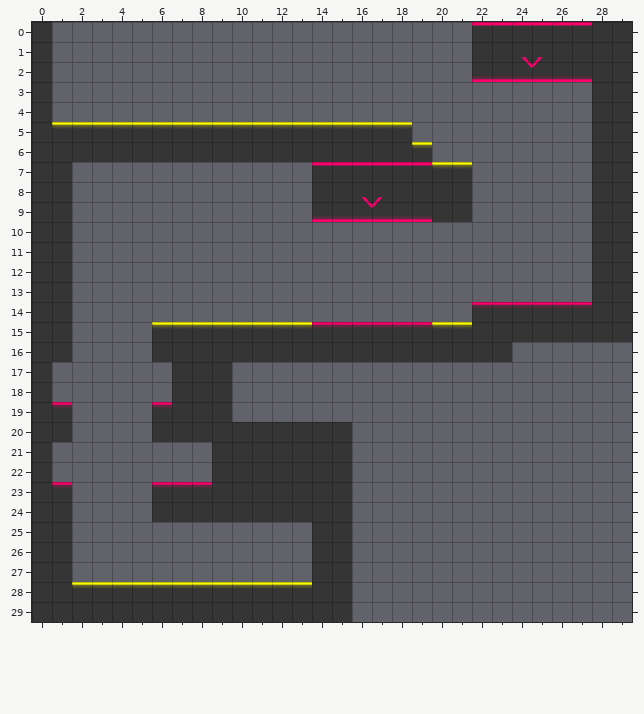
Tiled map -- assets/data/lvl2.tmx. The picture above was drawn from the file before the commit.
Cells are 32x32 px. Shown: x 0..29, y 0..29.
After:
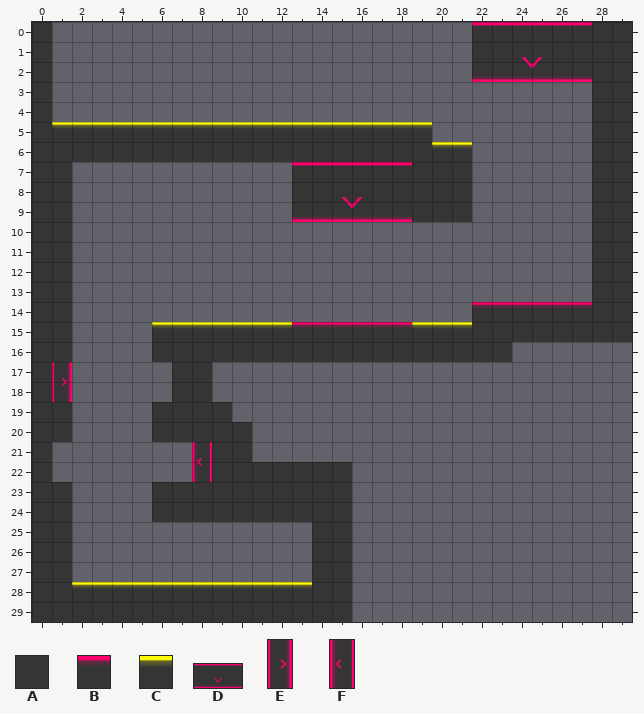
Key: from "main": A 0, B 1, C 3; from "obstacles": D 0 "smasher-base", E 1 "sidecrush", F 1 flipped left-right "sidecrush".
_ is an empty cell, . an unchanged one.
Objects are placed by their top-left corner, in cells (3,4 is the top-left corner of cell 3,4); size is 1x1 cell unless given.
The author wrote: Added New Smasher Images includes side smasher image
Change:
--- layer "Tile Layer 1"
@@ x 19..21 @@
- 5 _..
- 6 C__
- 7 .CC
+ 5 C..
+ 6 ACC
+ 7 .AA
@@ x 19..19 @@
- 9 _
+ 9 A
@@ x 13..19 @@
-15 C.....B
+15 B.....C
@@ x 1..15 @@
-17 ........A......
-18 ........A......
-19 B....B.........
-20 ..........AAAAA
-21 ..........AAAAA
+17 ........_......
+18 ........_......
+19 A....A.........
+20 .........._____
+21 .........._____
@@ x 1..8 @@
-23 B....BBB
+23 A....AAA
--- layer "Smashers"
-D "smasher-base" at 14,7 size 6x3
+D "smasher-base" at 13,7 size 6x3
+E "sidecrush" at 1,17 size 1x2
+F "sidecrush" at 8,21 size 1x2
